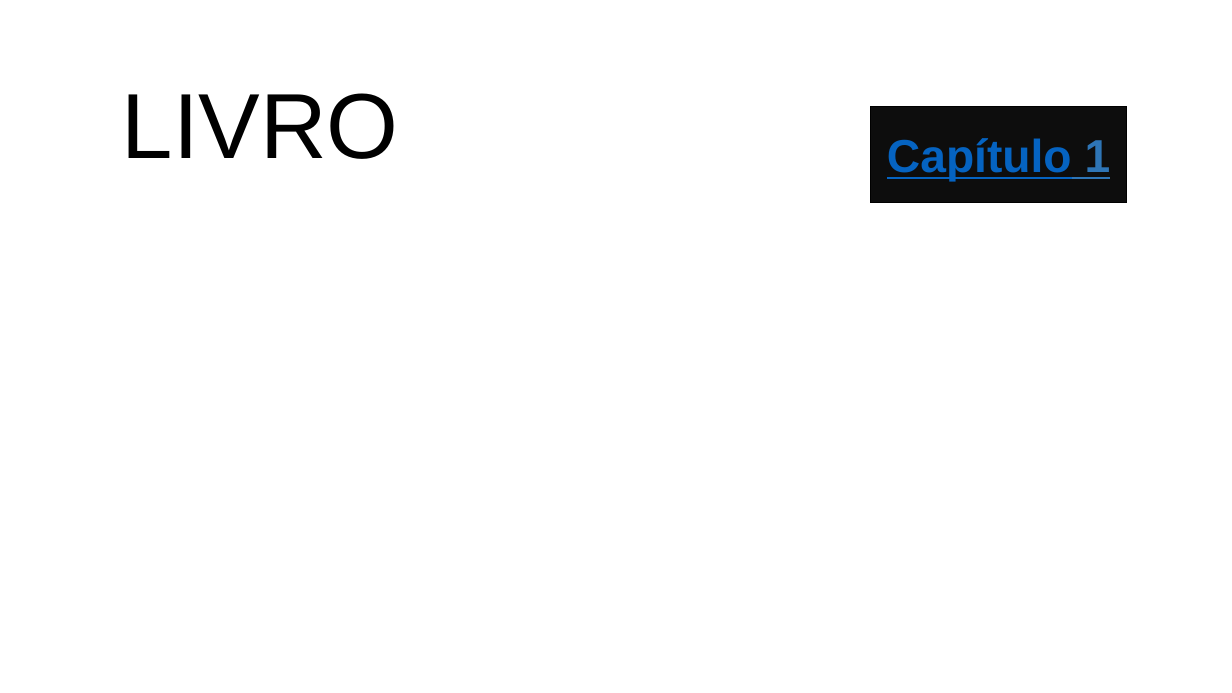
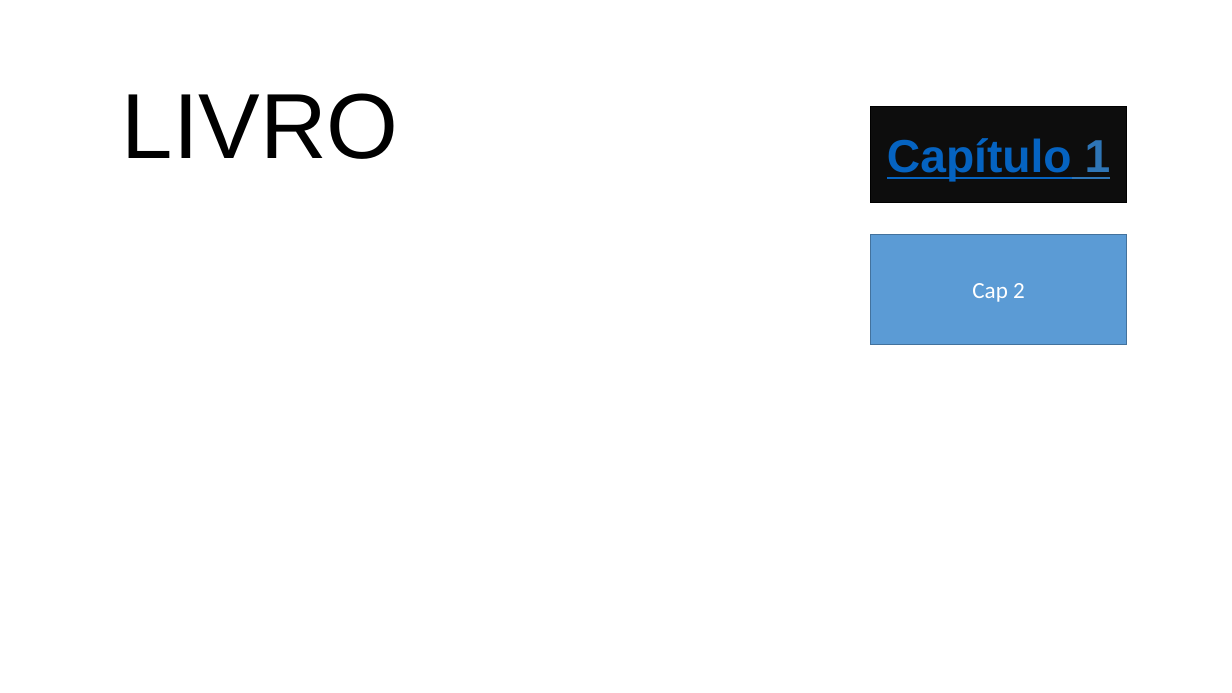
Before and after one commit to luanacae22/Livro-Novo, a slide deck: slide 1 of Livro.pptx. Drawn at 1232x693 pixels with LibreOffice and Linux fonts; fonts in the diff are those of the drawing. Boxes give left, top, right and bottom in pixels: in the first picture for what was removed or moved away, otherwise in the second. Text is boxed around its words. In the diff, an @@ line names an element or a change of style, - is before the commit and + after.

```diff
--- a/Livro.pptx
+++ b/Livro.pptx
@@ rectangle added at box(871, 234, 1127, 344), fill #5B9BD5, outline #43739E 1 pt, 18 pt, text #FFFFFF @@
+Cap 2
```
Also in this commit, not shown: 1 other file.
